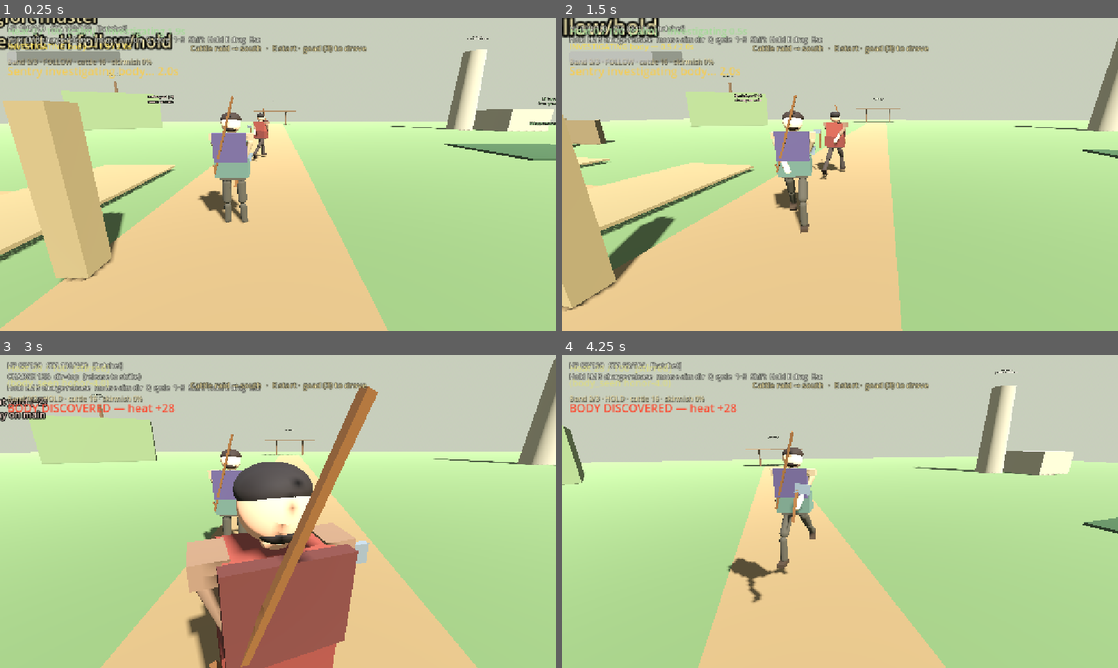
Above: before the commit, frames 1-4 (two rows, left to right).
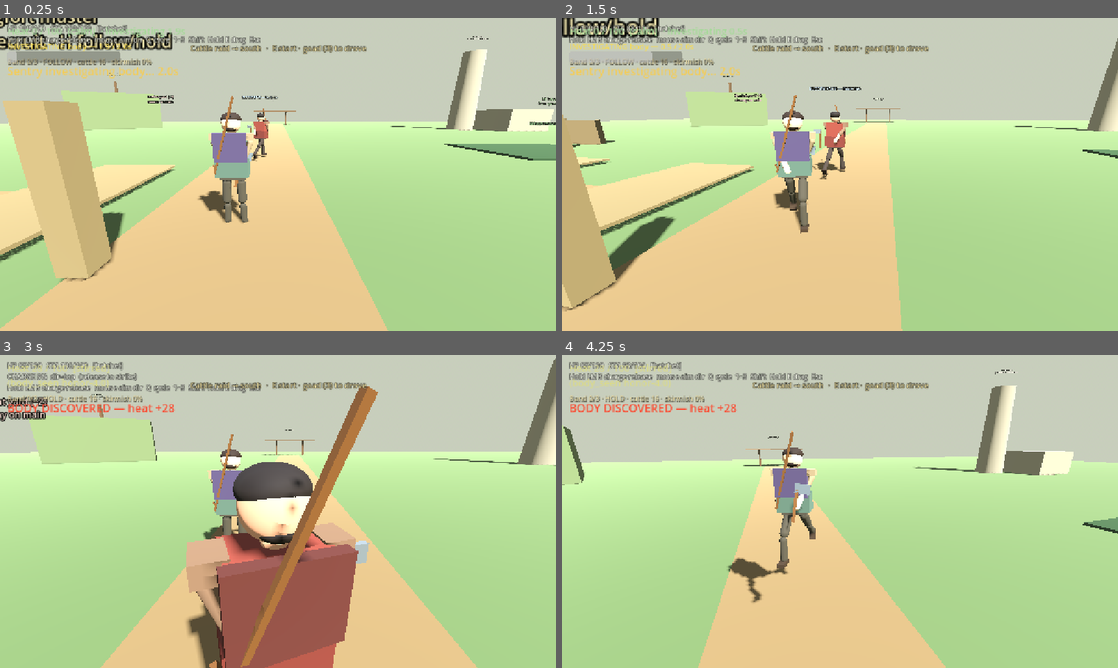
Above: after the commit, the same moments.

Repository: fortins4/devPlayground
Game: Godot game, scene res://scenes/main/main.tscn
Two runs of this game, one before a commit and one after it. Both use one fixed random seed, a clock stepped at 60 frames per second and the inputs below.
Inputs (mouse positions are in pixels of both pictures, inside the frame that each line leads up to):
- Up to frame 1 (0.25 s): no input
- Up to frame 2 (1.5 s): tap Enter at 0.5 s; move the mouse to (867, 174) at 0.52 s; hold Right mouse button (attack_heavy) 0.53-1.28 s; hold W (move_forward) from 0.53 s (still down); click (867, 174) at 0.67 s; tap Space (jump) at 0.77 s; move the mouse to (812, 174) at 1.27 s; click (812, 174) at 1.35 s
- Up to frame 3 (3 s): keep holding W (move_forward); tap Space (jump) at 1.52 s; move the mouse to (289, 505) at 2.02 s; hold H (band_toggle) 2.03-2.78 s; move the mouse to (272, 517) at 2.77 s; tap Ctrl (crouch) at 2.85 s; click (272, 517) at 2.92 s
- Up to frame 4 (4.25 s): keep holding W (move_forward); tap Space (jump) at 3.02, 3.77 s; move the mouse to (878, 514) at 3.52 s; hold Q (cycle_weapon) from 3.53 s (still down)

The runs differ from the first frame. In frame 1, less than 0.1% of the frame differs, in the area x 43-50%, y 24-26%; in frame 2, less than 0.1%; in frame 3, 0.2%, in the area x 6-26%, y 5-9%; in frame 4, nothing differs.
Error in both runs: Stack overflow. Check for infinite recursion in your script. (res://scripts/autoload/world_clock.gd:247)

Commit message:
feat(combat): sparring face-block foe + Systems table locks
Charge full 0.75s; hatchet damage/reach from HatchetAttackTable;
StaminaEconomy recovery synced to timing polish; wider side hitboxes;
dummy holds face block (flanks open). Smokes + screenshots local.

Diff:
--- a/scripts/characters/npcs/dummy_fighter.gd
+++ b/scripts/characters/npcs/dummy_fighter.gd
@@ -1,5 +1,5 @@
 extends CharacterBody3D
-## Greybox dummy: faces the player, telegraphs swings, and weakly counters on hit.
+## Sparring foe: faces player, BLOCKS frontal hits, open to flanks; telegraphs + weak counters.
 
 const CorpseSpawnerScript := preload("res://systems/stealth/corpse_spawner.gd")
 
@@ -40,6 +40,7 @@
 		combat.team = 1
 		combat.starting_weapon = CombatSystem.Weapon.HATCHET
 		combat.set_weapon(CombatSystem.Weapon.HATCHET)
+		combat.enable_block = true  # Face-block sparring (flanks still hurt)
 		combat.died.connect(_on_died)
 		combat.damage_taken.connect(_on_damage_taken)
 		combat.attack_performed.connect(_on_attack_performed)
@@ -86,6 +87,17 @@
 		var target_yaw := atan2(-dir.x, -dir.z)
 		var turn_rate := 8.0 if _state == State.TELEGRAPH else 6.0
 		rotation.y = lerp_angle(rotation.y, target_yaw, turn_rate * delta)
+
+	# Hold block while facing the player and not mid-swing — flanks still connect.
+	if combat and not combat.is_dead:
+		var can_block := (
+			_state != State.TELEGRAPH
+			and _state != State.RECOVER
+			and _state != State.STAGGER
+			and not combat.is_attacking
+			and dist < AGGRO_RANGE
+		)
+		combat.set_blocking(can_block)
 
 	_state_time += delta
 	match _state:
@@ -267,6 +279,16 @@
 	_warn_label.position = Vector3(0.0, 2.15, 0.0)
 	_warn_label.visible = false
 	add_child(_warn_label)
+	var hint := Label3D.new()
+	hint.name = "SparringHint"
+	hint.text = "BLOCKS FACE — flank me"
+	hint.font_size = 28
+	hint.billboard = BaseMaterial3D.BILLBOARD_ENABLED
+	hint.no_depth_test = true
+	hint.pixel_size = 0.004
+	hint.position = Vector3(0.0, 2.45, 0.0)
+	hint.modulate = Color(0.75, 0.9, 1.0, 1.0)
+	add_child(hint)
 
 
 func _find_player() -> void:
--- a/systems/combat/combat_system.gd
+++ b/systems/combat/combat_system.gd
@@ -3,6 +3,9 @@
 ## Reusable greybox combat component (hatchet-first cattle-farm kit).
 ## Attach as child of a CharacterBody3D (player or NPC). Expects optional siblings:
 ## Hitbox (Area3D), Hurtbox (Area3D), WeaponVisual (Node3D with mesh children).
+
+const StaminaEconomy := preload("res://systems/combat/stamina_economy.gd")
+const HatchetAttackTable := preload("res://systems/combat/hatchet_attack_table.gd")
 
 signal attack_performed(attacker: Node, kind: StringName, weapon: StringName)
 signal hit_landed(attacker: Node, target: Node, damage: float, kind: StringName)
@@ -47,7 +50,7 @@
 @export var hit_stop_light: float = 0.045
 @export var hit_stop_heavy: float = 0.075
 @export var show_damage_numbers: bool = true
-@export var charge_full_secs: float = 0.55 ## Hold time to reach full power (hatchet)
+@export var charge_full_secs: float = 0.75 ## Hold time to reach full power (hatchet) — USER LOCK
 @export var charge_min_release_secs: float = 0.08 ## Below this = tap light
 @export var enable_directional_hatchet: bool = true
 
@@ -412,8 +415,23 @@
 		)
 		reach = lerpf(float(light_p["reach"]), float(heavy_p["reach"]), t)
 		kind = &"heavy" if t >= 0.55 else &"light"
-	# Hatchet: scale phases so top / left / right read as distinct arcs.
+	# Hatchet: Systems table owns damage/reach; dir scales feel timings.
 	if current_weapon == Weapon.HATCHET and enable_directional_hatchet:
+		var tier: StringName = HatchetAttackTable.tier_from_kind(kind)
+		if power >= 0.95:
+			tier = &"max"
+		elif power >= 0.55:
+			tier = &"charged"
+		var cell: Dictionary = HatchetAttackTable.entry(DIRECTION_NAMES[direction], tier)
+		damage = float(cell["damage"])
+		reach = float(cell["reach"])
+		if power >= 0.0 and power < 0.55:
+			# Blend tap→charged for partial charge holds.
+			var tap: Dictionary = HatchetAttackTable.entry(DIRECTION_NAMES[direction], &"tap")
+			var ch: Dictionary = HatchetAttackTable.entry(DIRECTION_NAMES[direction], &"charged")
+			var bt := clampf(power / 0.55, 0.0, 1.0)
+			damage = lerpf(float(tap["damage"]), float(ch["damage"]), bt)
+			reach = lerpf(float(tap["reach"]), float(ch["reach"]), bt)
 		var scales: Dictionary = HATCHET_DIR_TIMING.get(direction, HATCHET_DIR_TIMING[StrikeDirection.TOP])
 		windup *= float(scales.get("windup", 1.0))
 		active *= float(scales.get("active", 1.0))
@@ -536,10 +554,10 @@
 	var height := 1.0
 	match direction:
 		StrikeDirection.LEFT:
-			lateral = -0.35
+			lateral = -0.48
 			height = 1.05
 		StrikeDirection.RIGHT:
-			lateral = 0.35
+			lateral = 0.48
 			height = 1.05
 		_:
 			lateral = 0.0
@@ -548,9 +566,10 @@
 	var shape_node := _hitbox.get_node_or_null("CollisionShape3D") as CollisionShape3D
 	if shape_node and shape_node.shape is BoxShape3D:
 		var box := (shape_node.shape as BoxShape3D).duplicate() as BoxShape3D
-		var width := 0.7 if direction != StrikeDirection.TOP else 0.55
-		var tall := 0.85 if direction == StrikeDirection.TOP else 0.65
-		box.size = Vector3(width, tall, reach * 0.9)
+		# USER LOCK: wider side hitboxes for sparring / flank chops.
+		var width := 1.15 if direction != StrikeDirection.TOP else 0.55
+		var tall := 0.85 if direction == StrikeDirection.TOP else 0.72
+		box.size = Vector3(width, tall, reach * 0.95)
 		shape_node.shape = box
 
 
--- a/systems/combat/stamina_economy.gd
+++ b/systems/combat/stamina_economy.gd
@@ -25,6 +25,7 @@
 ## Keys match CombatSystem.WEAPON_NAMES values.
 const ATTACK: Dictionary = {
 	&"hatchet": {
+		# Synced with CombatSystem hatchet timing polish (base TOP recovery).
 		&"light": {"cost": 12.0, "recovery": 0.34},
 		&"heavy": {"cost": 28.0, "recovery": 0.58},
 	},
--- /dev/null
+++ b/tools/capture_sparring_foe_screenshots.gd
@@ -0,0 +1,139 @@
+extends SceneTree
+## Capture sparring foe face-block vs flank (SubViewport).
+
+
+func _initialize() -> void:
+	_run()
+
+
+func _run() -> void:
+	var out_dir := "/workspace/riocht-builds/screenshots/sparring-foe"
+	DirAccess.make_dir_recursive_absolute(out_dir)
+
+	var vp := SubViewport.new()
+	vp.size = Vector2i(1280, 720)
+	vp.render_target_update_mode = SubViewport.UPDATE_ALWAYS
+	root.add_child(vp)
+
+	var world := Node3D.new()
+	vp.add_child(world)
+
+	var env := WorldEnvironment.new()
+	var environment := Environment.new()
+	environment.background_mode = Environment.BG_COLOR
+	environment.background_color = Color(0.42, 0.52, 0.60)
+	environment.ambient_light_source = Environment.AMBIENT_SOURCE_COLOR
+	environment.ambient_light_color = Color(0.9, 0.9, 0.95)
+	environment.ambient_light_energy = 1.05
+	env.environment = environment
+	world.add_child(env)
+
+	var light := DirectionalLight3D.new()
+	light.light_energy = 1.2
+	light.rotation_degrees = Vector3(-48.0, 35.0, 0.0)
+	world.add_child(light)
+
+	var ground := MeshInstance3D.new()
+	var plane := PlaneMesh.new()
+	plane.size = Vector2(20, 20)
+	ground.mesh = plane
+	var gmat := StandardMaterial3D.new()
+	gmat.albedo_color = Color(0.26, 0.34, 0.22)
+	ground.material_override = gmat
+	world.add_child(ground)
+
+	var player := (load("res://scenes/characters/player/player.tscn") as PackedScene).instantiate() as Node3D
+	world.add_child(player)
+	player.set_physics_process(false)
+	player.set_process(false)
+	var pcam := player.get_node_or_null("CameraPivot/Camera3D") as Camera3D
+	if pcam:
+		pcam.current = false
+
+	var dummy := (load("res://scenes/characters/npcs/dummy_fighter.tscn") as PackedScene).instantiate() as Node3D
+	world.add_child(dummy)
+	dummy.set_physics_process(false)
+	dummy.set_process(false)
+
+	var cam := Camera3D.new()
+	cam.fov = 48.0
+	world.add_child(cam)
+	cam.current = true
+
+	var label := Label3D.new()
+	label.font_size = 48
+	label.pixel_size = 0.004
+	label.billboard = BaseMaterial3D.BILLBOARD_ENABLED
+	label.position = Vector3(0.0, 2.55, 0.0)
+	dummy.add_child(label)
+
+	await process_frame
+	await process_frame
+
+	var pcombat := player.get_node("CombatSystem") as CombatSystem
+	var dcombat := dummy.get_node("CombatSystem") as CombatSystem
+	dcombat.enable_block = true
+	pcombat.enable_hit_feedback = false
+	dcombat.enable_hit_feedback = false
+
+	# Face-on
+	player.global_position = Vector3(0.15, 0.0, 0.0)
+	player.rotation_degrees.y = 0.0
+	dummy.global_position = Vector3(0.0, 0.0, -1.55)
+	dummy.rotation_degrees.y = 180.0
+	dcombat.set_blocking(true)
+	dcombat.health = dcombat.max_health
+	label.text = "FACE BLOCK READY"
+	cam.look_at_from_position(Vector3(2.4, 1.55, 1.2), Vector3(0.1, 1.1, -0.8), Vector3.UP)
+	await _shot(vp, out_dir, "01_face_block_ready")
+
+	dcombat.apply_damage(18.0, player, true)
+	label.text = "FACE BLOCKED (mitigated)"
+	await _shot(vp, out_dir, "02_face_hit_mitigated")
+
+	# Flank from right
+	dcombat.health = dcombat.max_health
+	dcombat.set_blocking(true)
+	player.global_position = Vector3(1.55, 0.0, -1.55)
+	player.rotation_degrees.y = -90.0
+	label.text = "FLANK SETUP"
+	cam.look_at_from_position(Vector3(2.8, 1.6, -0.2), Vector3(0.6, 1.1, -1.4), Vector3.UP)
+	await _shot(vp, out_dir, "03_flank_setup")
+
+	dcombat.apply_damage(18.0, player, false)
+	label.text = "FLANK HIT (full)"
+	await _shot(vp, out_dir, "04_flank_hit")
+
+	# Left charge vs blocker face
+	player.global_position = Vector3(0.2, 0.0, 0.05)
+	player.rotation_degrees.y = 10.0
+	dummy.global_position = Vector3(0.0, 0.0, -1.5)
+	dummy.rotation_degrees.y = 180.0
+	dcombat.health = dcombat.max_health
+	dcombat.set_blocking(true)
+	pcombat.begin_charge()
+	pcombat.set_charge_direction(CombatSystem.StrikeDirection.LEFT)
+	for _i in 40:
+		await physics_frame
+	label.text = "LEFT CHARGE vs FACE"
+	cam.look_at_from_position(Vector3(2.5, 1.55, 1.35), Vector3(0.2, 1.1, -0.7), Vector3.UP)
+	await _shot(vp, out_dir, "05_left_charge_vs_face")
+
+	pcombat.release_charged_attack()
+	await process_frame
+	await process_frame
+	await process_frame
+	label.text = "LEFT RELEASE"
+	await _shot(vp, out_dir, "06_left_release")
+
+	print("SPARRING_FOE_CAPTURE_OK ", out_dir)
+	quit(0)
+
+
+func _shot(vp: SubViewport, out_dir: String, name: String) -> void:
+	await process_frame
+	await process_frame
+	await process_frame
+	var img: Image = vp.get_texture().get_image()
+	var path := "%s/%s.png" % [out_dir, name]
+	print("WROTE ", path, " err=", img.save_png(path))
--- a/tools/smoke_directional_hatchet.gd
+++ b/tools/smoke_directional_hatchet.gd
@@ -1,5 +1,8 @@
 extends SceneTree
 ## Smoke: hatchet hold-to-charge + top/left/right strike directions + power scaling.
+
+const StaminaEconomy := preload("res://systems/combat/stamina_economy.gd")
+const HatchetAttackTable := preload("res://systems/combat/hatchet_attack_table.gd")
 
 
 func _initialize() -> void:
@@ -39,6 +42,17 @@
 		push_error("SMOKE_FAIL expected hatchet")
 		quit(1)
 		return
+	if absf(combat.charge_full_secs - 0.75) > 0.001:
+		push_error("SMOKE_FAIL charge_full_secs expected 0.75 got %.3f" % combat.charge_full_secs)
+		quit(1)
+		return
+	# Table damage for top tap
+	var table_dmg := HatchetAttackTable.damage(&"top", &"tap")
+	if table_dmg < 10.0:
+		push_error("SMOKE_FAIL HatchetAttackTable missing")
+		quit(1)
+		return
+	print("SMOKE charge_full=", combat.charge_full_secs, " table_top_tap=", table_dmg)
 
 	# --- Charge begins ---
 	if not combat.begin_charge():
@@ -51,8 +65,8 @@
 		return
 	print("SMOKE charge_started ok")
 
-	# Simulate hold to mid charge
-	for _i in 20:
+	# Simulate hold to mid charge (~0.35s of 0.75s full)
+	for _i in 25:
 		await physics_frame
 	var mid_ratio := combat.get_charge_ratio()
 	print("SMOKE mid_charge_ratio=", mid_ratio)
@@ -75,8 +89,8 @@
 	combat.set_charge_direction(CombatSystem.StrikeDirection.TOP)
 	print("SMOKE directions ok top/left/right")
 
-	# Hold to near-full then release
-	for _i in 40:
+	# Hold to near-full then release (charge_full=0.75s)
+	for _i in 55:
 		await physics_frame
 	var full_ratio := combat.get_charge_ratio()
 	print("SMOKE full_charge_ratio=", full_ratio)
@@ -186,8 +200,8 @@
 
 	# Power scaling: damage meta via profile lerp — compare costs by attempting mid vs full
 	combat.stamina = combat.max_stamina
-	var light_cost: float = float(CombatSystem.PROFILES[CombatSystem.Weapon.HATCHET][&"light"]["cost"])
-	var heavy_cost: float = float(CombatSystem.PROFILES[CombatSystem.Weapon.HATCHET][&"heavy"]["cost"])
+	var light_cost: float = StaminaEconomy.attack_cost(&"hatchet", &"light")
+	var heavy_cost: float = StaminaEconomy.attack_cost(&"hatchet", &"heavy")
 	var mid_power := 0.5
 	var expected_mid := lerpf(light_cost, heavy_cost, mid_power)
 	var sta0 := combat.stamina
--- /dev/null
+++ b/tools/smoke_sparring_foe.gd
@@ -0,0 +1,81 @@
+extends SceneTree
+## Smoke: sparring foe face-block vs flank damage.
+
+
+func _initialize() -> void:
+	_run()
+
+
+func _run() -> void:
+	var combat_script := load("res://systems/combat/combat_system.gd") as Script
+	if combat_script == null:
+		push_error("SMOKE_FAIL missing combat_system")
+		quit(1)
+		return
+
+	var attacker_body := CharacterBody3D.new()
+	attacker_body.name = "Attacker"
+	attacker_body.position = Vector3(0, 0, 2)
+	root.add_child(attacker_body)
+	var atk: CombatSystem = combat_script.new()
+	atk.name = "CombatSystem"
+	atk.team = 0
+	atk.enable_hit_feedback = false
+	attacker_body.add_child(atk)
+
+	var defender_body := CharacterBody3D.new()
+	defender_body.name = "Defender"
+	defender_body.position = Vector3(0, 0, 0)
+	defender_body.rotation.y = 0.0  # faces -Z toward attacker at z=2?
+	# Character -Z forward: rotation 0 faces -Z, so attacker at +Z is BEHIND.
+	# Put attacker in front: negative Z.
+	attacker_body.position = Vector3(0, 0, -2)
+	root.add_child(defender_body)
+	var def: CombatSystem = combat_script.new()
+	def.name = "CombatSystem"
+	def.team = 1
+	def.enable_block = true
+	def.enable_hit_feedback = false
+	defender_body.add_child(def)
+
+	await process_frame
+	await process_frame
+
+	def.set_blocking(true)
+	var hp0 := def.health
+	var frontal := def.apply_damage(20.0, attacker_body, true)
+	if frontal >= 19.0:
+		push_error("SMOKE_FAIL frontal block did not mitigate (dealt %.1f)" % frontal)
+		quit(1)
+		return
+	print("SMOKE frontal_blocked dealt=", frontal, " hp=", def.health)
+
+	def.health = hp0
+	def.set_blocking(true)
+	var flank := def.apply_damage(20.0, attacker_body, false)
+	if flank < 19.0:
+		push_error("SMOKE_FAIL flank should be full damage (dealt %.1f)" % flank)
+		quit(1)
+		return
+	print("SMOKE flank_open dealt=", flank)
+
+	# Wider side hitbox sizing
+	atk.current_weapon = CombatSystem.Weapon.HATCHET
+	var box_host := Area3D.new()
+	box_host.name = "Hitbox"
+	var cs := CollisionShape3D.new()
+	cs.shape = BoxShape3D.new()
+	box_host.add_child(cs)
+	attacker_body.add_child(box_host)
+	atk.set("_hitbox", box_host)
+	atk.set("_owner_body", attacker_body)
+	atk.call("_position_hitbox", 1.5, CombatSystem.StrikeDirection.LEFT)
+	var shaped := cs.shape as BoxShape3D
+	if shaped.size.x < 1.0:
+		push_error("SMOKE_FAIL side hitbox not wide enough (%.2f)" % shaped.size.x)
+		quit(1)
+		return
+	print("SMOKE side_hitbox_width=", shaped.size.x)
+
+	print("SPARRING_FOE_SMOKE_OK")
+	quit(0)
Not shown, changed: systems/combat/README.md
